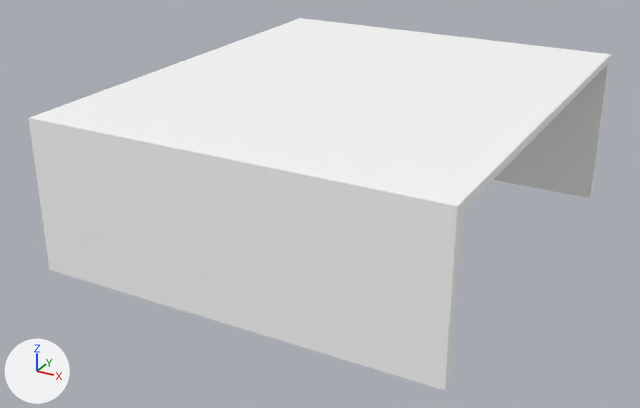
Before and after pictures for a commit that changed the glTF model assets/synty/simple_fantasy_interiors/models/SM_Prop_TableCloth_01.glb.
Both versions are drawn from a 50 mm camera at (0.0187, -0.0377, 0.0121) aimed at (-0.001, -0.0018, -0.0059). Every picture has the same lights, and +X, +Y and +Z are marked at lower left.

Objects in the first picture: 'SM_Prop_TableCloth_01'.
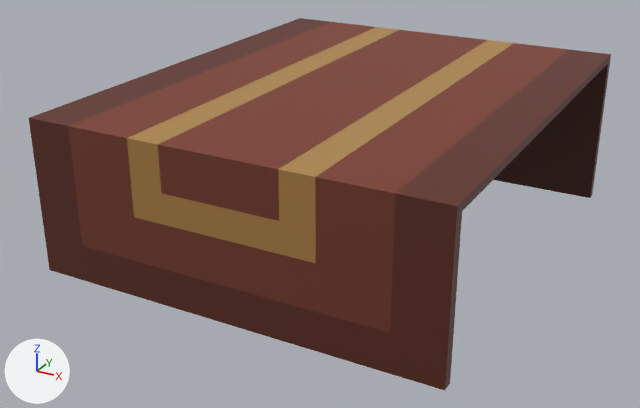
Where the change shows, as pixel boxes [x1, y1, x2, y2] in the pictures (640 x 408 px):
'SM_Prop_TableCloth_01', surface changed (white to brown)
    both: [29, 18, 611, 390]

The change in detail:
Picture 'SimpleFantasyInteriorsTexture' (img_simplefantasyinteriorstexture) is new.
In material 'lambert1' (mat_lambert1), base_color is no longer (1.0, 1.0, 1.0), white #ffffff.
In material 'lambert1' (mat_lambert1), texture is now set to img_simplefantasyinteriorstexture.
